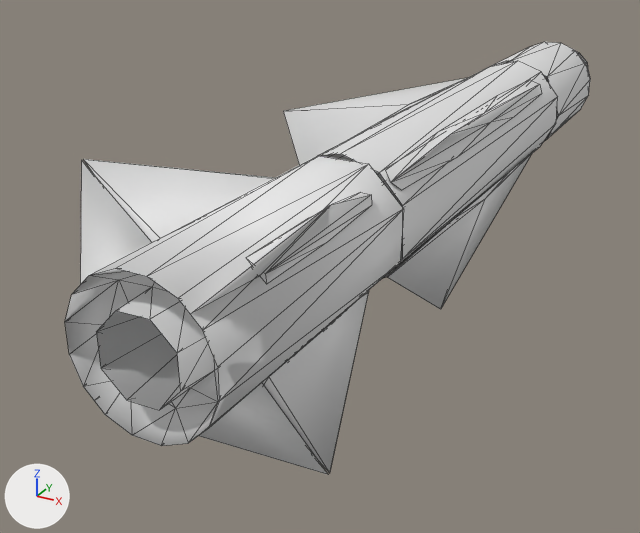
Two versions of the OBJ model meshes/AGM_heavy.obj, one commit apart.
The view is the same before and after, from a 50 mm camera at (0.8, -2.06, 0.67) aimed at (-0.23, -0.19, -0.27). Arrows for +X, +Y and +Z are at lower left; the lights stay in place. Mesh edges are drawn as thin lines. Where no turn or scale is listed for an object, it has been applied to the vertices.

Names of what the first picture shows: 'AGM_heavy'.
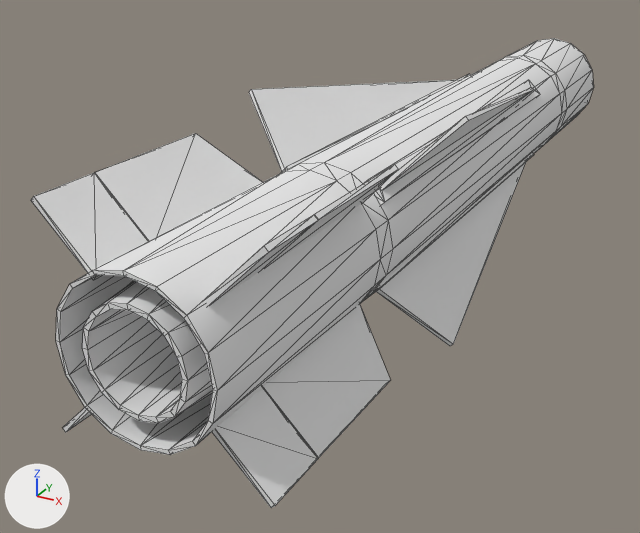
Where the change shows, as pixel boxes [x1, y1, x2, y2] in the pictures (640 x 533 px):
'AGM_heavy', reshaped (7% wider, 9% taller)
    before: [65, 42, 590, 474]
    after: [31, 38, 594, 508]
part 1 of me_agm_heavy, rebuilt
    before: [65, 42, 590, 446]
    after: [56, 38, 594, 455]
part 2 of me_agm_heavy, rebuilt (13% wider, 23% taller)
    before: [383, 152, 532, 309]
    after: [366, 153, 534, 346]
part 3 of me_agm_heavy, rebuilt (19% wider, 12% taller)
    before: [283, 77, 469, 165]
    after: [249, 74, 470, 173]
part 4 of me_agm_heavy, rebuilt (13% wider, 14% taller)
    before: [386, 80, 542, 190]
    after: [364, 80, 540, 205]
part 5 of me_agm_heavy, rebuilt (12% narrower, 30% taller)
    before: [84, 159, 274, 242]
    after: [95, 133, 262, 241]
part 6 of me_agm_heavy, rebuilt (9% wider, 16% taller)
    before: [246, 192, 372, 284]
    after: [261, 164, 398, 271]
part 7 of me_agm_heavy, rebuilt (19% wider, 15% shorter)
    before: [262, 291, 369, 473]
    after: [263, 304, 390, 458]
part 8 of me_agm_heavy, rebuilt (64% wider, 14% shorter)
    before: [80, 159, 151, 284]
    after: [31, 173, 148, 280]
part 9 of me_agm_heavy, rebuilt (not visible before)
    after: [63, 408, 91, 432]
part 10 of me_agm_heavy, rebuilt (18% narrower, 32% taller)
    before: [199, 383, 328, 474]
    after: [212, 388, 318, 508]
part 11 of me_agm_heavy, rebuilt (17% narrower, 15% shorter)
    before: [192, 206, 329, 313]
    after: [204, 215, 318, 306]

What changed in the scene script:
```text
Change me_agm_heavy:
    remove me_agm_heavy.from_pydata(...)  # 237 vertices, 334 faces; spans x -0.24..0.24, y -1.17..1.3, z -0.24..0.24
    add me_agm_heavy.from_pydata(...)  # 392 vertices, 732 faces; spans x -0.25..0.25, y -1.18..1.32, z -0.25..0.25
    me_agm_heavy part 1: the loose piece of 112 vertices spanning x -0.15..0.15, y -1.17..1.24, z -0.15..0.15 is rebuilt with 256 vertices and now spans x -0.15..0.15, y -1.18..1.32, z -0.15..0.15
    me_agm_heavy part 2: the loose piece of 13 vertices spanning x 0.08..0.2, y -0.49..0.57, z -0.2..-0.08 is rebuilt with 18 vertices and now spans x 0.08..0.25, y -0.58..0.5, z -0.25..-0.08, in mat_material_005 (white #e7e7e7)
    me_agm_heavy part 3: the loose piece of 13 vertices spanning x -0.2..-0.08, y -0.49..0.57, z 0.08..0.2 is rebuilt with 18 vertices and now spans x -0.25..-0.08, y -0.58..0.5, z 0.08..0.25, in mat_material_005 (white #e7e7e7)
    me_agm_heavy part 4: the loose piece of 13 vertices spanning x 0.08..0.2, y -0.49..0.57, z 0.08..0.2 is rebuilt with 18 vertices and now spans x 0.08..0.25, y -0.58..0.5, z 0.08..0.25, in mat_material_005 (white #e7e7e7)
    me_agm_heavy part 5: the loose piece of 9 vertices spanning x -0.24..-0.08, y -0.99..-0.58, z 0.08..0.24 is rebuilt with 8 vertices and now spans x -0.22..-0.1, y -0.99..-0.63, z 0.1..0.22, in mat_material_005 (white #e7e7e7)
    me_agm_heavy part 6: the loose piece of 9 vertices spanning x 0.08..0.24, y -0.99..-0.58, z 0.08..0.24 is rebuilt with 8 vertices and now spans x 0.1..0.22, y -0.99..-0.63, z 0.1..0.22, in mat_material_005 (white #e7e7e7)
    me_agm_heavy part 7: the loose piece of 9 vertices spanning x 0.08..0.24, y -0.99..-0.58, z -0.24..-0.08 is rebuilt with 8 vertices and now spans x 0.1..0.22, y -0.99..-0.63, z -0.22..-0.1, in mat_material_005 (white #e7e7e7)
    me_agm_heavy part 8: the loose piece of 4 vertices spanning x -0.24..-0.1, y -1.16..-0.99, z 0.1..0.24 is rebuilt with 8 vertices and now spans x -0.22..-0.1, y -1.13..-1.0, z 0.1..0.22, in mat_material_005 (white #e7e7e7)
    me_agm_heavy part 9: the loose piece of 4 vertices spanning x -0.24..-0.1, y -1.16..-0.99, z -0.24..-0.1 is rebuilt with 8 vertices and now spans x -0.22..-0.1, y -1.13..-1.0, z -0.22..-0.1, in mat_material_005 (white #e7e7e7)
    me_agm_heavy part 10: the loose piece of 4 vertices spanning x 0.1..0.24, y -1.16..-0.99, z -0.24..-0.1 is rebuilt with 8 vertices and now spans x 0.1..0.22, y -1.13..-1.0, z -0.22..-0.1, in mat_material_005 (white #e7e7e7)
    me_agm_heavy part 11: the loose piece of 4 vertices spanning x 0.1..0.24, y -1.16..-0.99, z 0.1..0.24 is rebuilt with 8 vertices and now spans x 0.1..0.22, y -1.13..-1.0, z 0.1..0.22, in mat_material_005 (white #e7e7e7)
    add me_agm_heavy.materials.append(mat_material_005)  # white #e7e7e7
    add me_agm_heavy.materials.append(mat_material_003)  # white #e7e7e7
    add me_agm_heavy.materials.append(mat_material_004)  # white #e7e7e7
    add me_agm_heavy.materials.append(mat_material_002)  # white #e7e7e7
    add me_agm_heavy.materials.append(mat_material_006)  # white #e7e7e7
```
